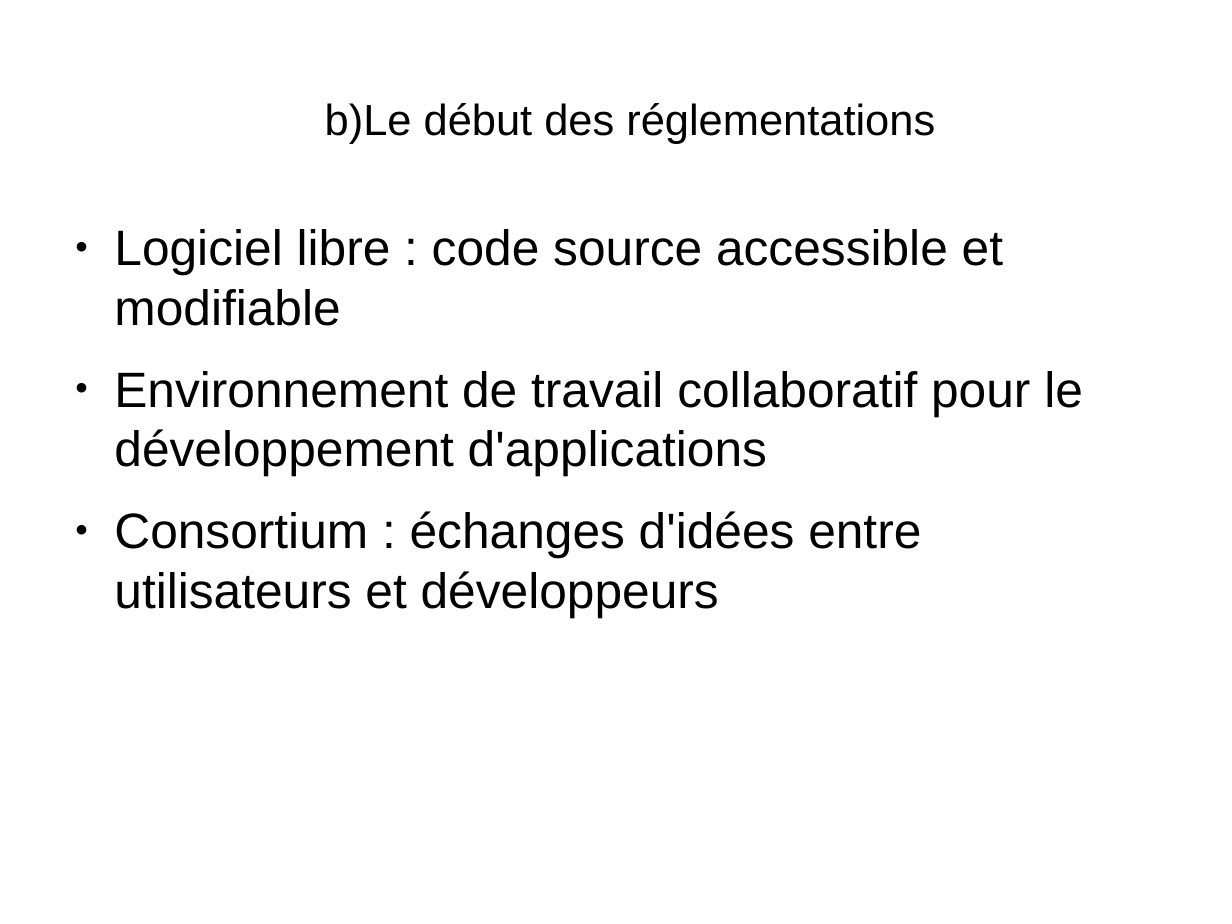
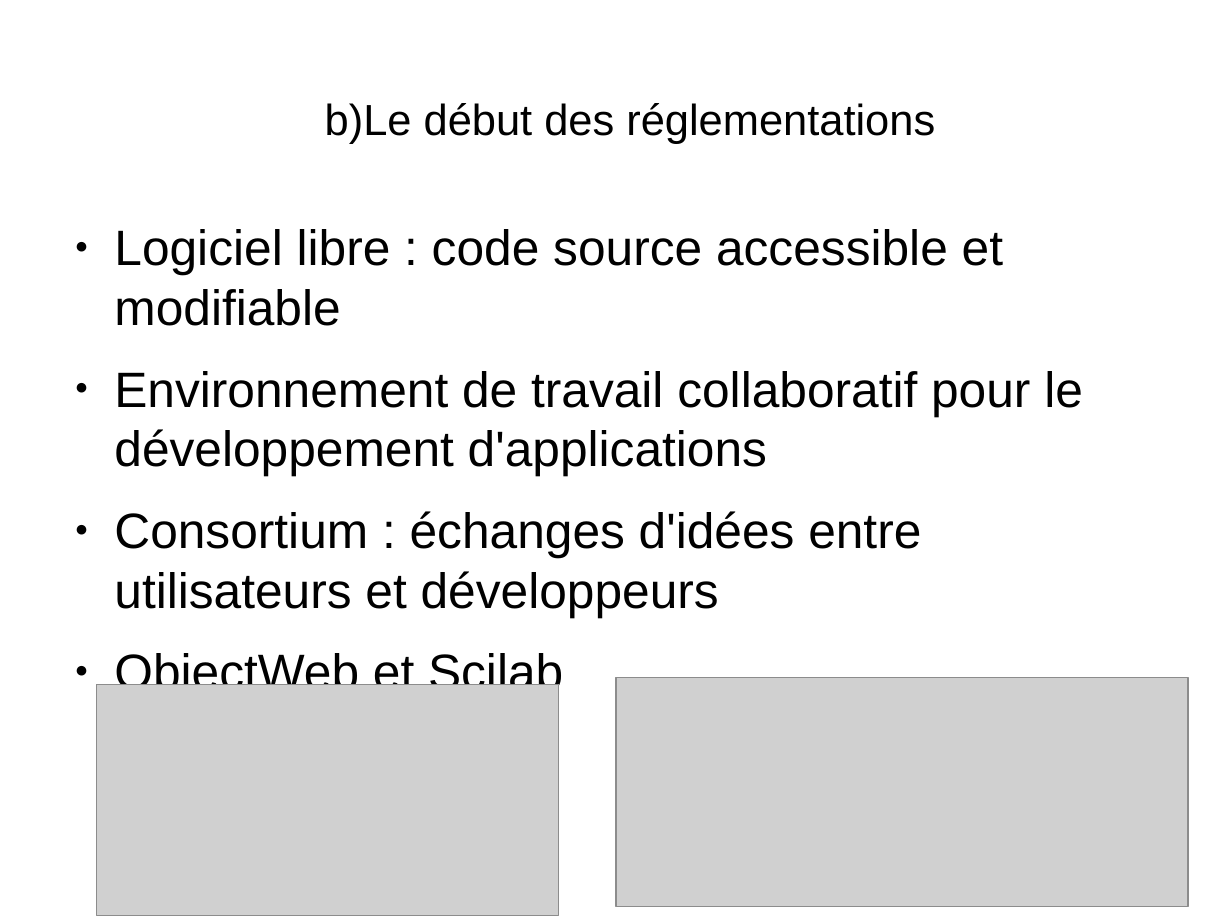
Before and after one commit to chuchodal/les_logiciels_libres, a slide deck: slide 4 of diapo_les_logiciels_libres.odp. Drawn at 1232x924 pixels with LibreOffice and Linux fonts; fonts in the diff are those of the drawing; grey boxes stand for pictures. Boxes give left, top, right and bottom in pixels: in the first picture for what was removed or moved away, otherwise in the second. Text is boxed around its words. In the diff, an @@ line names an element or a change of style, - is before the commit and + after.

```diff
--- a/diapo_les_logiciels_libres.odp
+++ b/diapo_les_logiciels_libres.odp
@@ text at (114, 650, 563, 699): paragraph added @@
+● ObjectWeb et Scilab
@@ picture added at (97, 684, 560, 916) @@
@@ picture added at (616, 677, 1188, 907) @@
```
Also in this commit, not shown: 3 other slides changed.
